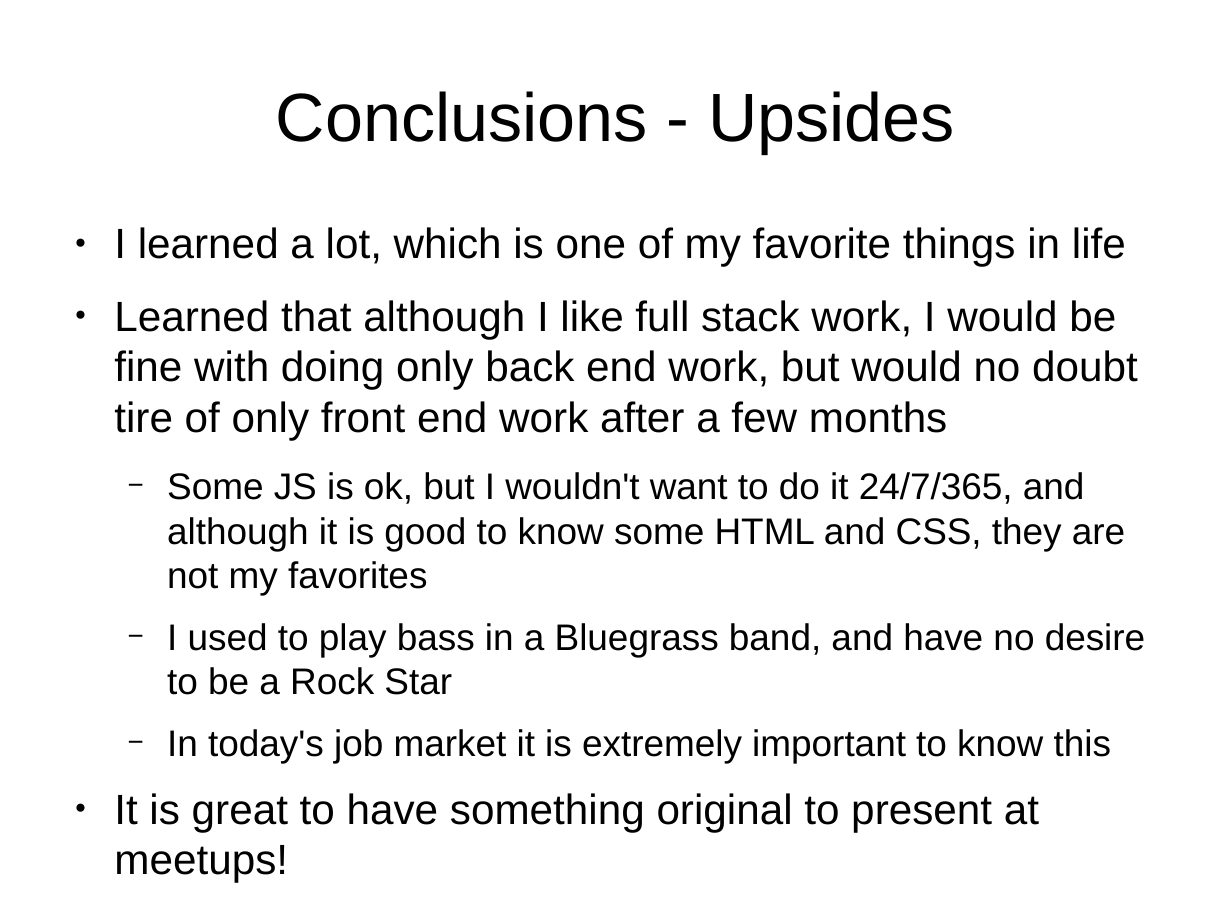
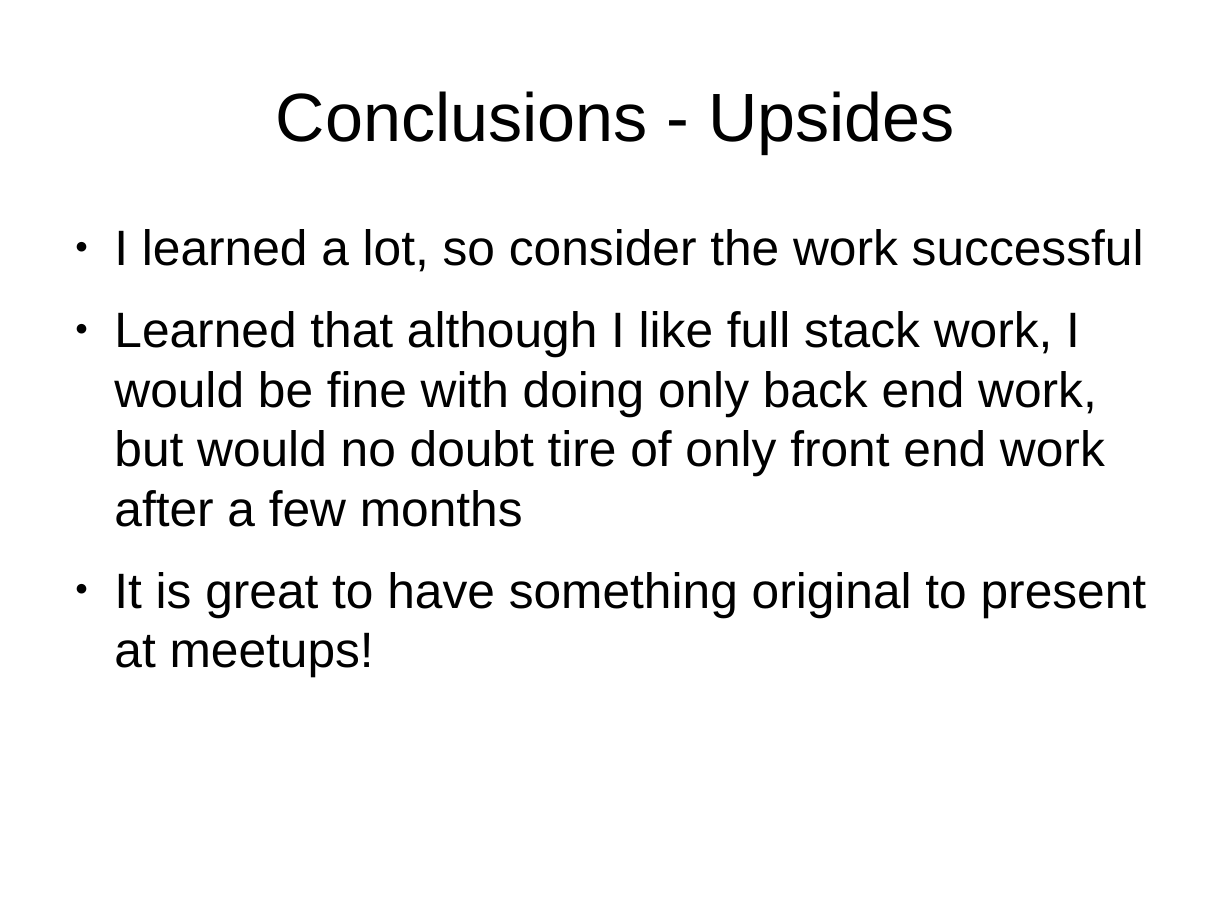
Before and after one commit to tomwhartung/jmws_accoutrements, a slide deck: slide 22 of presentations/2016_07-Drupal/9-slides.odp. Drawn at 1232x924 pixels with LibreOffice and Linux fonts; fonts in the diff are those of the drawing. Boxes give left, top, right and bottom in pixels: in the first picture for what was removed or moved away, otherwise in the second. Text is boxed around its words. In the diff, an @@ line names an element or a change of style, - is before the commit and + after.

```diff
--- a/presentations/2016_07-Drupal/9-slides.odp
+++ b/presentations/2016_07-Drupal/9-slides.odp
@@ text at (114, 229, 1144, 272): text changed; size 27.2 to 32 pt @@
-● I learned a lot, which is one of my favorite things in life
+● I learned a lot, so consider the work successful
@@ text at (114, 311, 1147, 677): size 27.2 to 32 pt in "Learned that although I like full stack ...", "It is great to have something original ..." @@
@@ text at (167, 472, 1145, 763): paragraphs removed @@
-  − Some JS is ok, but I wouldn't want to do it 24/7/365, and although it is good to know some HTML and CSS, they are not my favorites
-  − I used to play bass in a Bluegrass band, and have no desire to be a Rock Star
-  − In today's job market it is extremely important to know this
```
Also in this commit, not shown: 10 other slides changed, 2 slides removed.
